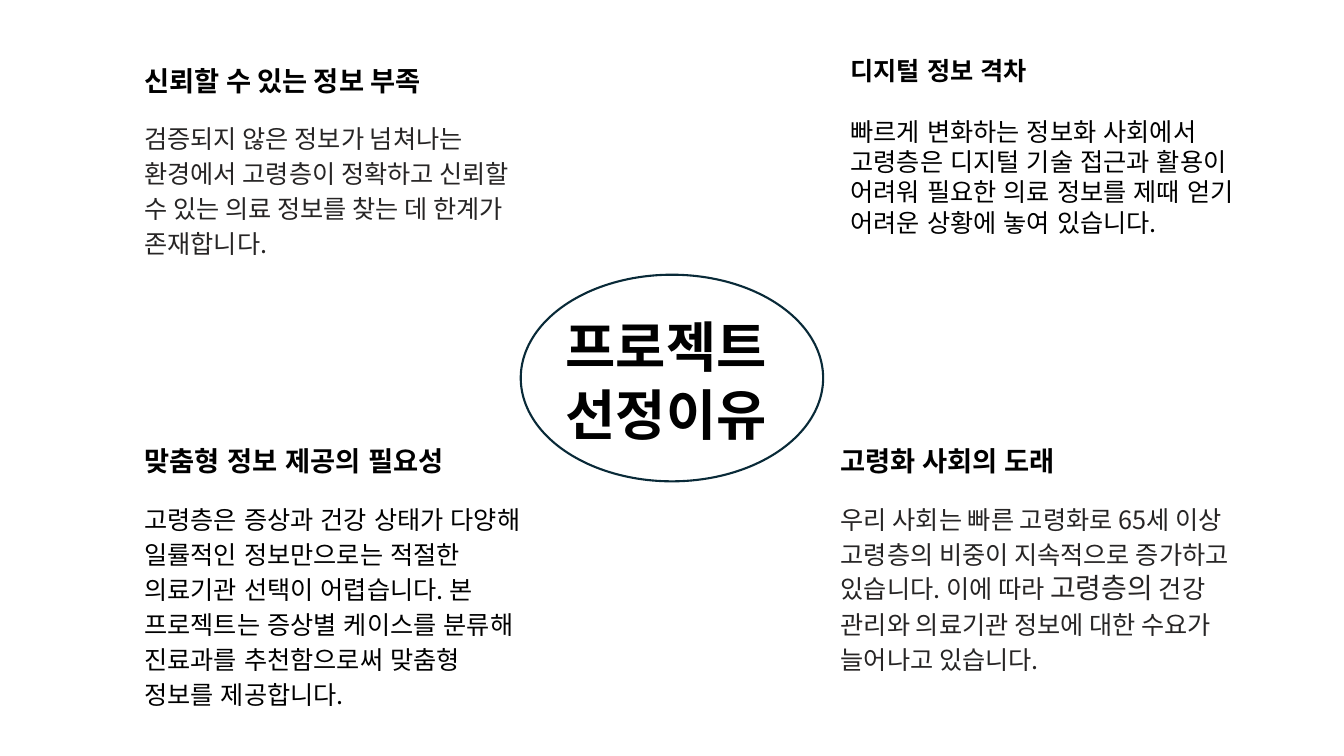
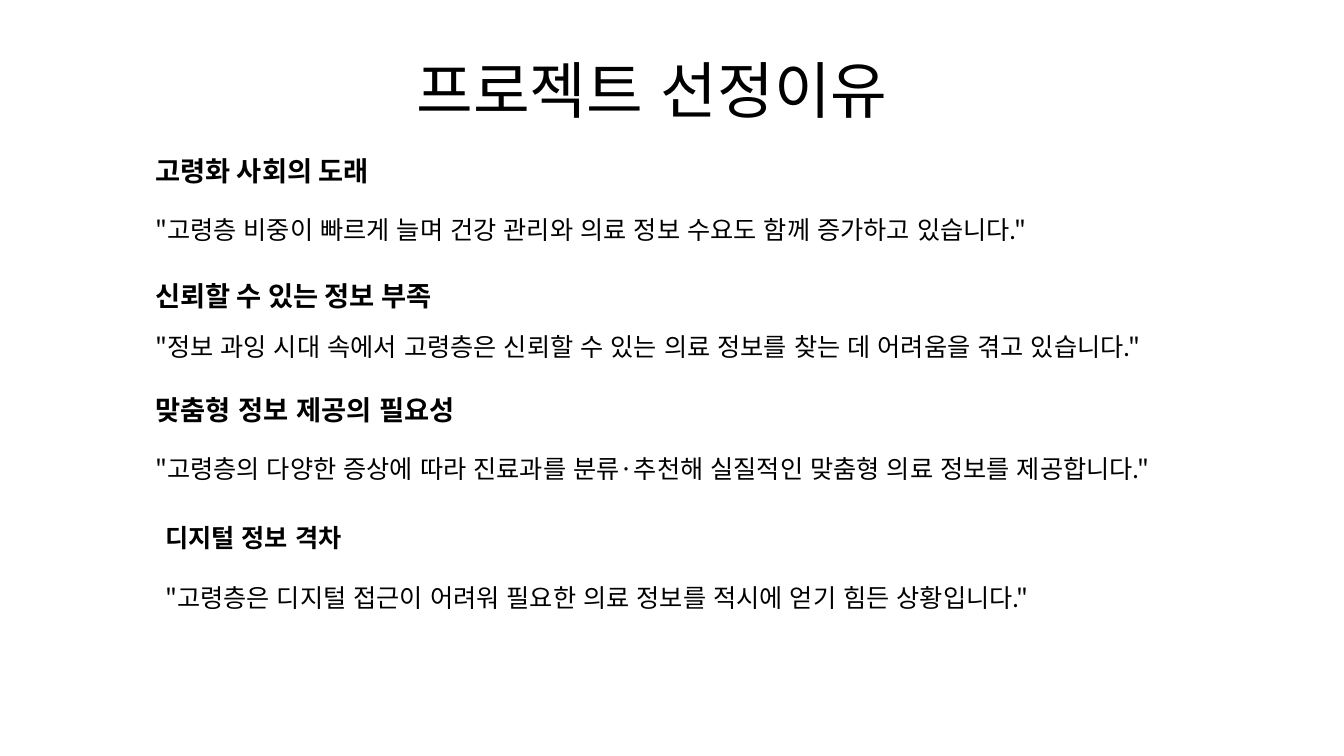
Before and after one commit to 0dlgmlwo0/Project_hospital, a slide deck: slide 6 of 최종발표.pptx (slide 8 before the commit). Drawn at 1344x756 pixels with LibreOffice and Linux fonts; fonts in the diff are those of the drawing. Boxes give left, top, right and bottom in pixels: in the first picture for what was removed or moved away, otherwise in the second. Text is boxed around its words. In the diff, an @@ line names an element or a change of style, - is before the commit and + after.

```diff
--- a/최종발표.pptx
+++ b/최종발표.pptx
@@ text at (x1=417, y1=62, x2=888, y2=118): text changed; size 39 to 44 pt; font Inter to Noto Sans CJK KR; bold off @@
-프로젝트
-선정이유
+프로젝트 선정이유
@@ text "고령화 사회의 도래" moved from (x1=841, y1=448, x2=1054, y2=474) to (x1=155, y1=158, x2=369, y2=184) @@
@@ text at (x1=155, y1=218, x2=1026, y2=241): text changed; text colour #272525 to #000000 @@
-우리 사회는 빠른 고령화로 65세 이상 고령층의 비중이 지속적으로 증가하고 있습니다. 이에 따라 고령층의 건강 관리와 의료기관 정보에 대한 수요가 늘어나고 있습니다.
+"고령층 비중이 빠르게 늘며 건강 관리와 의료 정보 수요도 함께 증가하고 있습니다."
@@ text "신뢰할 수 있는 정보 부족" moved from (x1=144, y1=68, x2=420, y2=94) to (x1=155, y1=283, x2=431, y2=309) @@
@@ ellipse removed at (x1=521, y1=275, x2=824, y2=482) @@
@@ text at (x1=155, y1=335, x2=1140, y2=358): text changed; text colour #272525 to #000000 @@
-검증되지 않은 정보가 넘쳐나는 환경에서 고령층이 정확하고 신뢰할 수 있는 의료 정보를 찾는 데 한계가 존재합니다.
+"정보 과잉 시대 속에서 고령층은 신뢰할 수 있는 의료 정보를 찾는 데 어려움을 겪고 있습니다."
@@ text "맞춤형 정보 제공의 필요성" moved from (x1=144, y1=448, x2=444, y2=474) to (x1=155, y1=397, x2=454, y2=423) @@
@@ text at (x1=155, y1=457, x2=1149, y2=480): text changed @@
-고령층은 증상과 건강 상태가 다양해 일률적인 정보만으로는 적절한 의료기관 선택이 어렵습니다. 본 프로젝트는 증상별 케이스를 분류해 진료과를 추천함으로써 맞춤형 정보를 제공합니다.
+"고령층의 다양한 증상에 따라 진료과를 분류·추천해 실질적인 맞춤형 의료 정보를 제공합니다."
@@ text "디지털 정보 격차" moved from (x1=851, y1=59, x2=1233, y2=234) to (x1=165, y1=526, x2=1029, y2=609) @@
@@ text at (x1=165, y1=586, x2=1029, y2=609): text changed @@
-빠르게 변화하는 정보화 사회에서 고령층은 디지털 기술 접근과 활용이 어려워 필요한 의료 정보를 제때 얻기 어려운 상황에 놓여 있습니다.
+"고령층은 디지털 접근이 어려워 필요한 의료 정보를 적시에 얻기 힘든 상황입니다."
```
Also in this commit, not shown: 5 other slides changed, 3 slides added, 4 slides removed, 1 other file.
